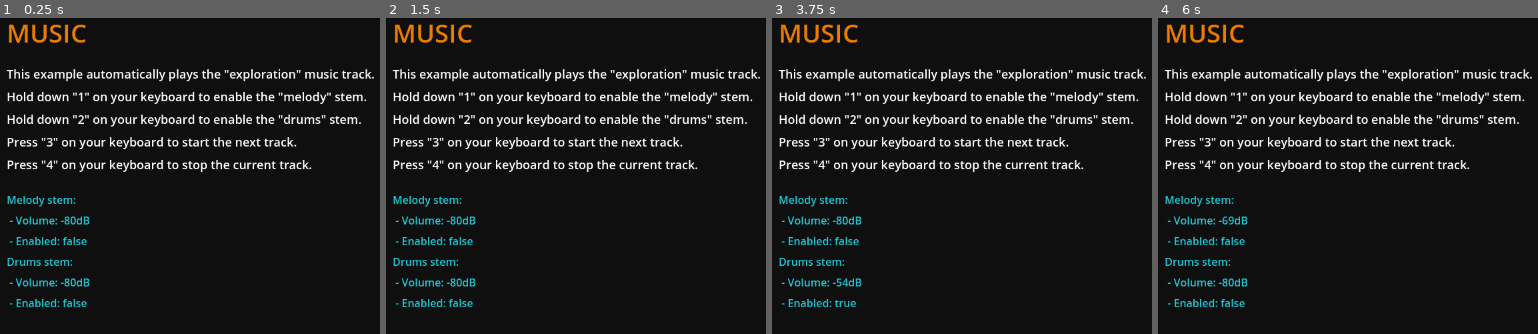
Above: before the commit, frames 1-4 (left to right).
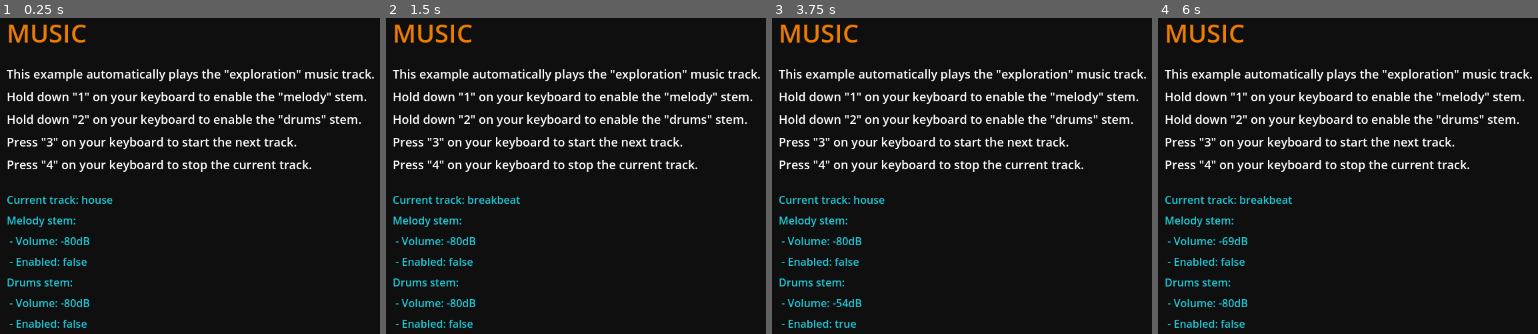
Above: after the commit, the same moments.

Repository: hugemenace/resonate
Game: Godot game, scene res://examples/music/music.tscn
Two runs of this game, one before a commit and one after it. Both use one fixed random seed, a clock stepped at 60 frames per second and the inputs below. The project has no main scene, so this scene is started directly.
Inputs:
- Up to frame 1 (0.25 s): no input
- Up to frame 2 (1.5 s): tap Enter at 0.5 s; hold 3 (three) 0.53-1.28 s; tap Space at 1.25 s; tap 4 (four) at 1.35 s
- Up to frame 3 (3.75 s): tap 3 (three) at 1.55, 2.3, 2.85 s; tap Enter at 2, 3.5 s; hold 1 (one) 2.03-2.78 s; tap Space at 2.75 s; hold 2 (two) from 3.53 s (still down)
- Up to frame 4 (6 s): tap 3 (three) at 3.8, 4.35, 5.3 s; tap Space at 4.25 s; release 2 (two) at 4.28 s; hold 4 (four) 5.03-5.78 s; tap 1 (one) at 5.85 s

The runs differ from the first frame. In frame 1, 2.4% of the frame differs, in the area x 1-30%, y 56-99%; in frame 2, 2.5%; in frame 3, 2.4%; in frame 4, 2.5%, in the area x 1-36%, y 56-99%.

Commit message:
chore: update the music example scene

Diff:
--- a/examples/music/music.gd
+++ b/examples/music/music.gd
@@ -7,9 +7,10 @@
 
 @onready var stem_details = $StemDetails
 
-const _TRACKS: Array[String] = ["track_a", "track_b"]
+const _TRACKS: Array[String] = ["house", "breakbeat"]
 
-var _track_number: int = 1
+var _track_number: int = 0
+var _track_name: String = _TRACKS[_track_number]
 
 
 func _ready() -> void:
@@ -39,9 +40,12 @@
 		MusicManager.disable_stem("drums")
 
 	if p_event.is_action_pressed("three"):
-		MusicManager.play("instrumental", _TRACKS[_track_number])
 		# Loop back around to the start if we've hit the end of the track list.
 		_track_number = _track_number + 1 if (_track_number + 1) < _TRACKS.size() else 0
+		_track_name = _TRACKS[_track_number]
+
+		# Play the next track in the list.
+		MusicManager.play("instrumental", _track_name)
 
 	if p_event.is_action_pressed("four"):
 		MusicManager.stop()
@@ -59,17 +63,18 @@
 		stem_details.text = "Stem details unavailable."
 		return
 
-	stem_details.text = """Melody stem:
+	stem_details.text = """Current track: %s
+	Melody stem:
 	 - Volume: %ddB
 	 - Enabled: %s
 	Drums stem:
 	 - Volume: %ddB
 	 - Enabled: %s
-	""" % [melody_stem.volume, melody_stem.enabled, drums_stem.volume, drums_stem.enabled]
+	""" % [_track_name, melody_stem.volume, melody_stem.enabled, drums_stem.volume, drums_stem.enabled]
 
 
 func on_music_manager_loaded() -> void:
 	# Calling play on the music manager with the name of a music bank and a track
 	# will immediately begin playing the track. All stems on the track marked as
 	# enabled will be audible. Playback will fade in over the default duration.
-	MusicManager.play("instrumental", _TRACKS[0])
+	MusicManager.play("instrumental", _track_name)
--- a/examples/music/music.tscn
+++ b/examples/music/music.tscn
@@ -37,7 +37,7 @@
 
 [sub_resource type="Resource" id="Resource_1ncxf"]
 script = ExtResource("3_o75hm")
-name = "track_a"
+name = "breakbeat"
 bus = ""
 stems = Array[ExtResource("4_ksop8")]([SubResource("Resource_ognhn"), SubResource("Resource_4apoh"), SubResource("Resource_x14g1")])
 
@@ -64,7 +64,7 @@
 
 [sub_resource type="Resource" id="Resource_pmaoq"]
 script = ExtResource("3_o75hm")
-name = "track_b"
+name = "house"
 bus = ""
 stems = Array[ExtResource("4_ksop8")]([SubResource("Resource_ee683"), SubResource("Resource_64pmf"), SubResource("Resource_slh24")])
 
